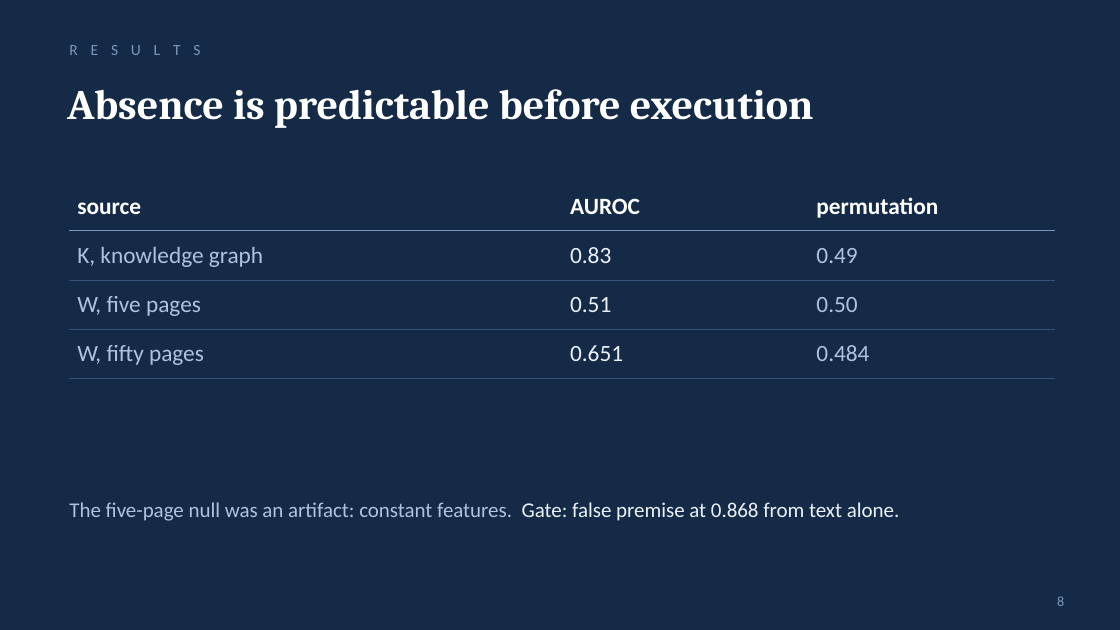
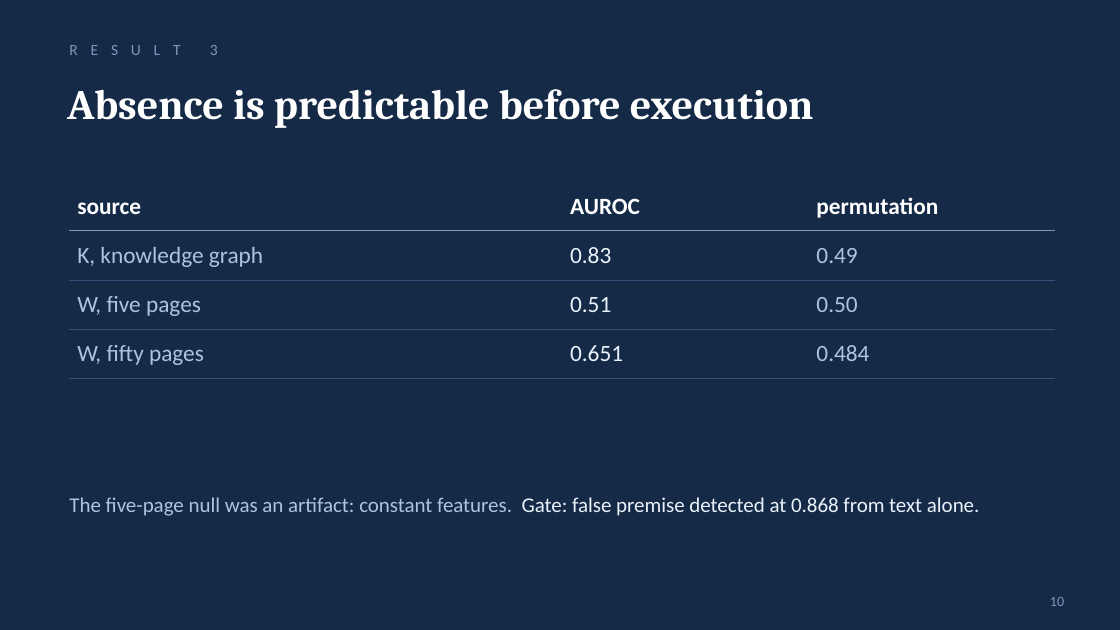
Before and after one commit to shecode-hue/knowing-where-not-to-look, a slide deck: slide 10 of presentation/knowing_where_not_to_look.pptx (slide 8 before the commit). Drawn at 1120x630 pixels with LibreOffice and Linux fonts; fonts in the diff are those of the drawing. Boxes give left, top, right and bottom in pixels: in the first picture for what was removed or moved away, otherwise in the second. Text is boxed around its words. In the diff, an @@ line names an element or a change of style, - is before the commit and + after.

```diff
--- a/presentation/knowing_where_not_to_look.pptx
+++ b/presentation/knowing_where_not_to_look.pptx
@@ text at [69, 45, 218, 55]: text changed @@
-R E S U L T S
+R E S U L T 3
@@ text at [69, 497, 980, 516]: text changed @@
-The five-page null was an artifact: constant features. Gate: false premise at 0.868 from text alone.
+The five-page null was an artifact: constant features. Gate: false premise detected at 0.868 from text alone.
@@ page number at [1050, 597, 1064, 606]: text changed @@
-8
+10
```
Also in this commit, not shown: 10 other slides changed, 3 slides added, 1 slide removed, 2 other files.
